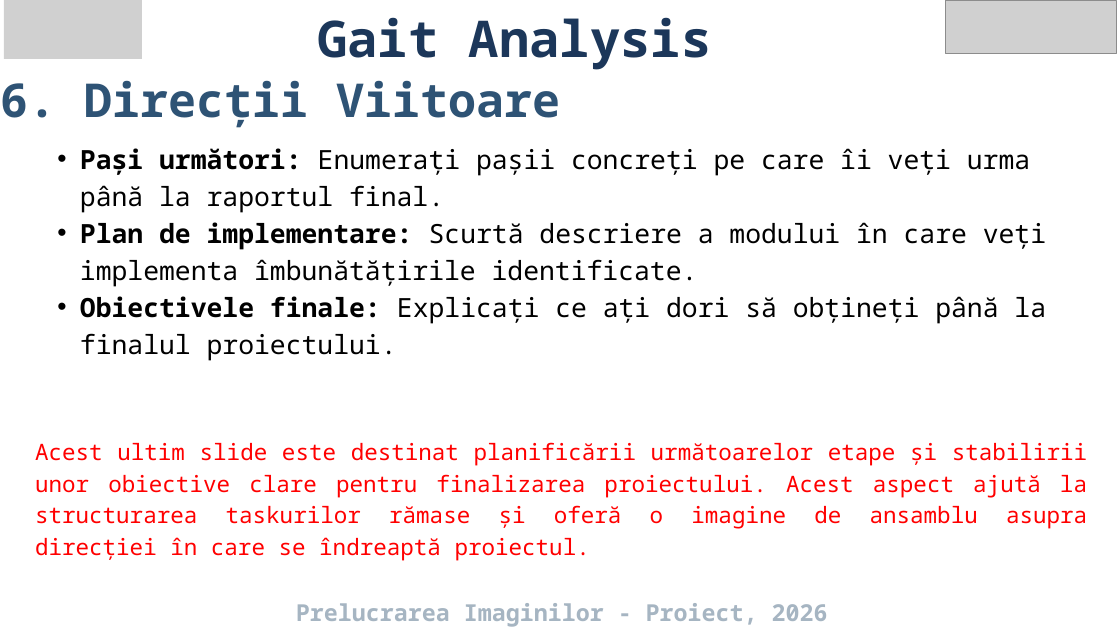
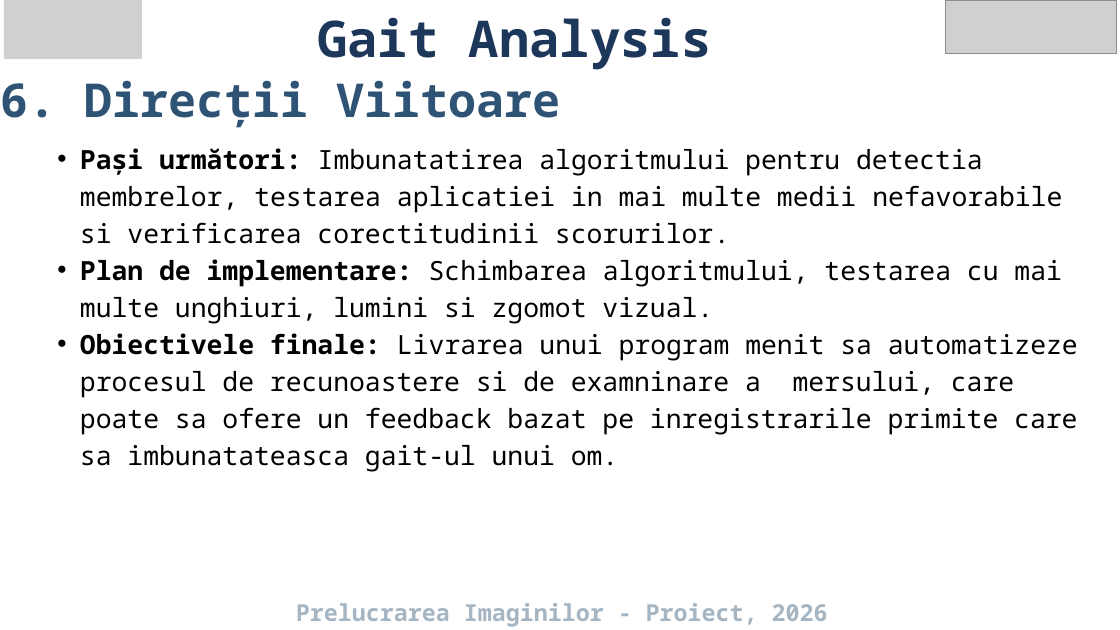
Before and after one commit to SaltieSaltie/Gait-Analysis_PI_Project, a slide deck: slide 11 of Resources/Gait Analysis.pptx (slide 8 before the commit). Drawn at 1120x630 pixels with LibreOffice and Linux fonts; fonts in the diff are those of the drawing; grey boxes stand for pictures. Boxes give left, top, right and bottom in pixels: in the first picture for what was removed or moved away, otherwise in the second. Text is boxed around its words. In the diff, an @@ line names an element or a change of style, - is before the commit and + after.

```diff
--- a/Resources/Gait Analysis.pptx
+++ b/Resources/Gait Analysis.pptx
@@ text at (80, 148, 1078, 472): text changed @@
-  • Pași următori: Enumerați pașii concreți pe care îi veți urma până la raportul final.
-  • Plan de implementare: Scurtă descriere a modului în care veți implementa îmbunătățirile identificate.
-  • Obiectivele finale: Explicați ce ați dori să obțineți până la finalul proiectului.
-Acest ultim slide este destinat planificării următoarelor etape și stabilirii unor obiective clare pentru finalizarea proiectului. Acest aspect ajută la structurarea taskurilor rămase și oferă o imagine de ansamblu asupra direcției în care se îndreaptă proiectul.
+  • Pași următori: Imbunatatirea algoritmului pentru detectia membrelor, testarea aplicatiei in mai multe medii nefavorabile si verificarea corectitudinii scorurilor.
+  • Plan de implementare: Schimbarea algoritmului, testarea cu mai multe unghiuri, lumini si zgomot vizual.
+  • Obiectivele finale: Livrarea unui program menit sa automatizeze procesul de recunoastere si de examninare a mersului, care poate sa ofere un feedback bazat pe inregistrarile primite care sa imbunatateasca gait-ul unui om.
```
Also in this commit, not shown: 7 other slides changed, 3 slides added, 1 other file.
